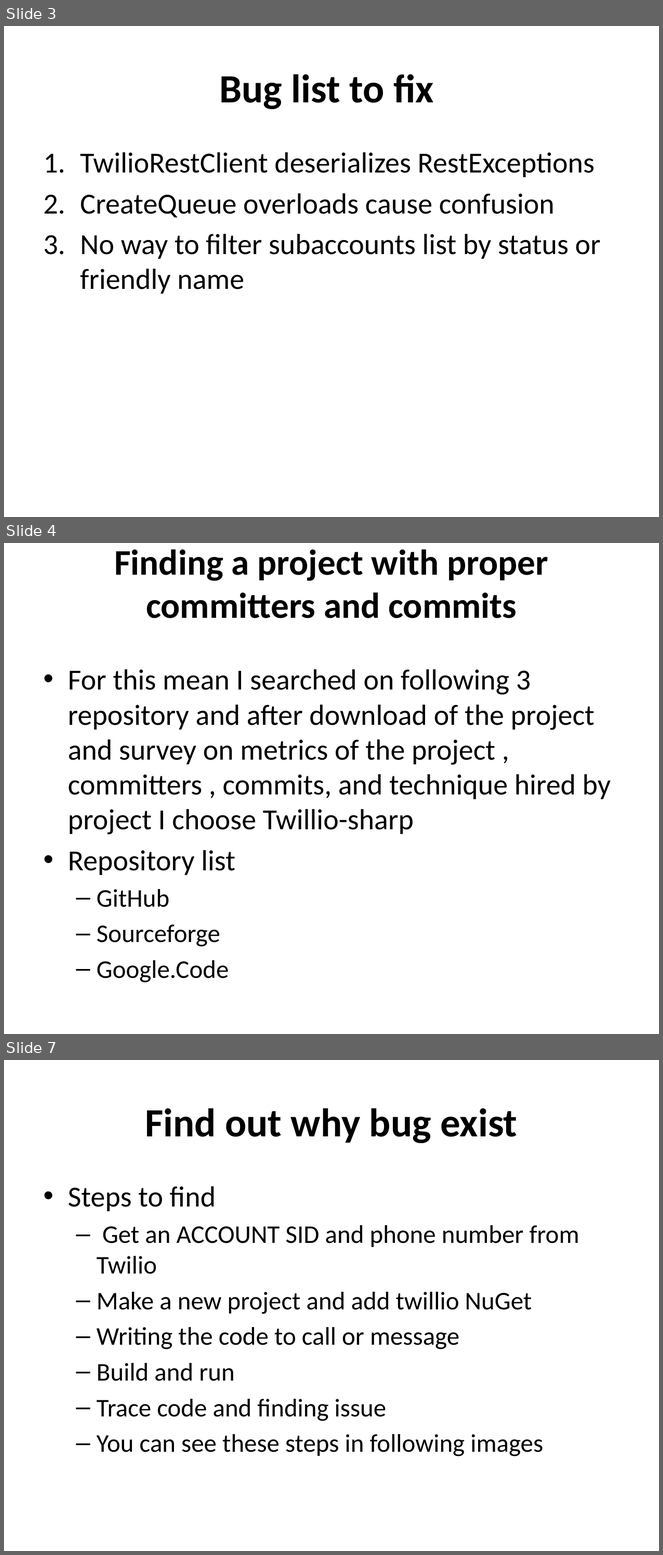
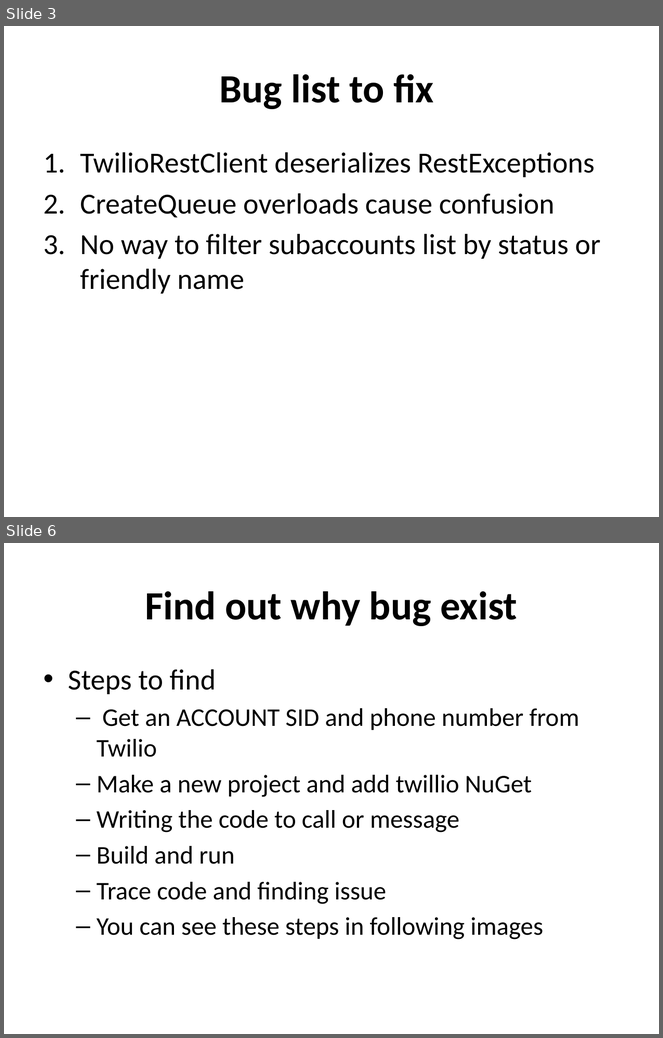
Before and after one commit to manouchehr/SOEN691_AZIZI, a slide deck: ClassWorkReports/Twilio_sharpBugFixing .pptx. Shown one above the other, each under a label of ours: slides 3, 4 and 7 before the commit, slides 3 and 6 after it; the slides between them are not shown. The pictures are 663x1555 and 663x1038 pixels, drawn with LibreOffice and Linux fonts; fonts in the diff are those of the drawing. Boxes give left, top, right and bottom in pixels: in the first picture for what was removed or moved away, otherwise in the second. Text is boxed around its words. In the diff, an @@ line names an element or a change of style, - is before the commit and + after.

```diff
--- a/ClassWorkReports/Twilio_sharpBugFixing .pptx
+++ b/ClassWorkReports/Twilio_sharpBugFixing .pptx
@@ slide 4 removed at bbox=[4, 543, 659, 1034], background #FFFFFF @@
@@ title removed at bbox=[114, 549, 548, 618] @@
-Finding a project with proper committers and commits
@@ text removed at bbox=[68, 669, 611, 983] @@
-• For this mean I searched on following 3 repository and after download of the project and survey on metrics of the project , committers , commits, and technique hired by project I choose Twillio-sharp
-• Repository list
-  – GitHub
-  – Sourceforge
-  – Google.Code
@@ what was slide 7 is now slide 6 @@
```
Also in this commit, not shown: 9 slides changed, 1 slide added, 15 other files.
